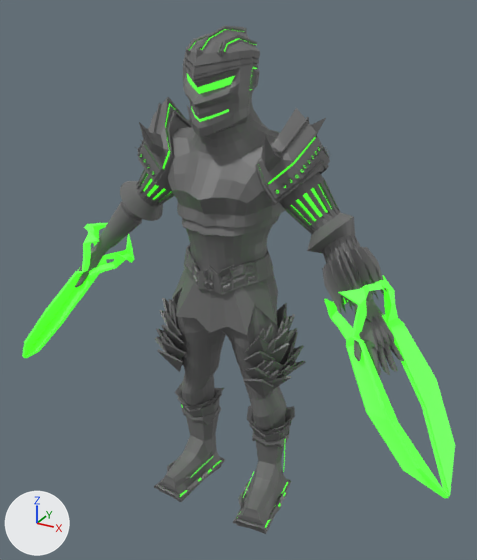
Before and after pictures for a commit that changed the glTF model assets/models/Dude.glb.
The view is the same before and after, from a 50 mm camera at (1.06, -1.871, 1.833) aimed at (0.038, -0.013, 0.904). The axes (+X, +Y, +Z) are drawn at lower left. The lights are the same throughout. The first picture is the older version.
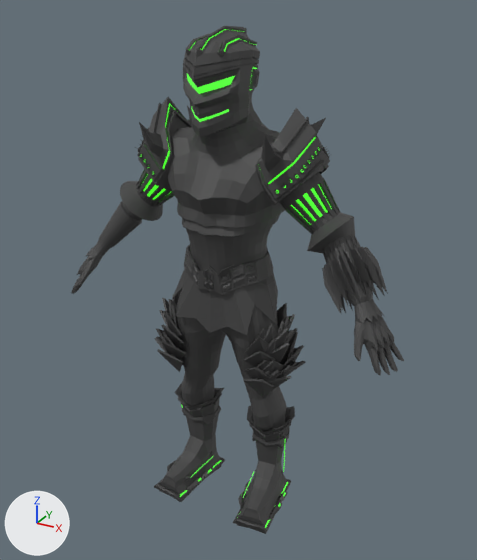
What differs and where, as boxes (x1, y1, x2, y2) in the pictures (477 x 560 px):
'Cube', recoloured (darker)
    both: (137, 26, 330, 335)
'Cylinder.001', recoloured (darker)
    both: (75, 169, 404, 375)
'Cube.008', deleted
    before: (324, 275, 455, 498)
'Cube.003', recoloured (darker)
    both: (154, 381, 295, 534)
'Cube.002', recoloured (darker)
    both: (176, 293, 287, 431)
'Cube.004', recoloured (darker)
    both: (154, 292, 306, 398)
'Cube.005', deleted
    before: (22, 223, 134, 358)
'Plane', recoloured (darker)
    both: (184, 245, 273, 295)

The edits, one by one:
Material 'Grey' (mat_grey) changes colour from dark grey #6c6c6c to dark grey #464646; in linear values from (0.15, 0.15, 0.15) to (0.062, 0.062, 0.062).
Object 'Cube.005' (ob_cube_005) is deleted.
Object 'Cube.008' (ob_cube_008) is deleted.
